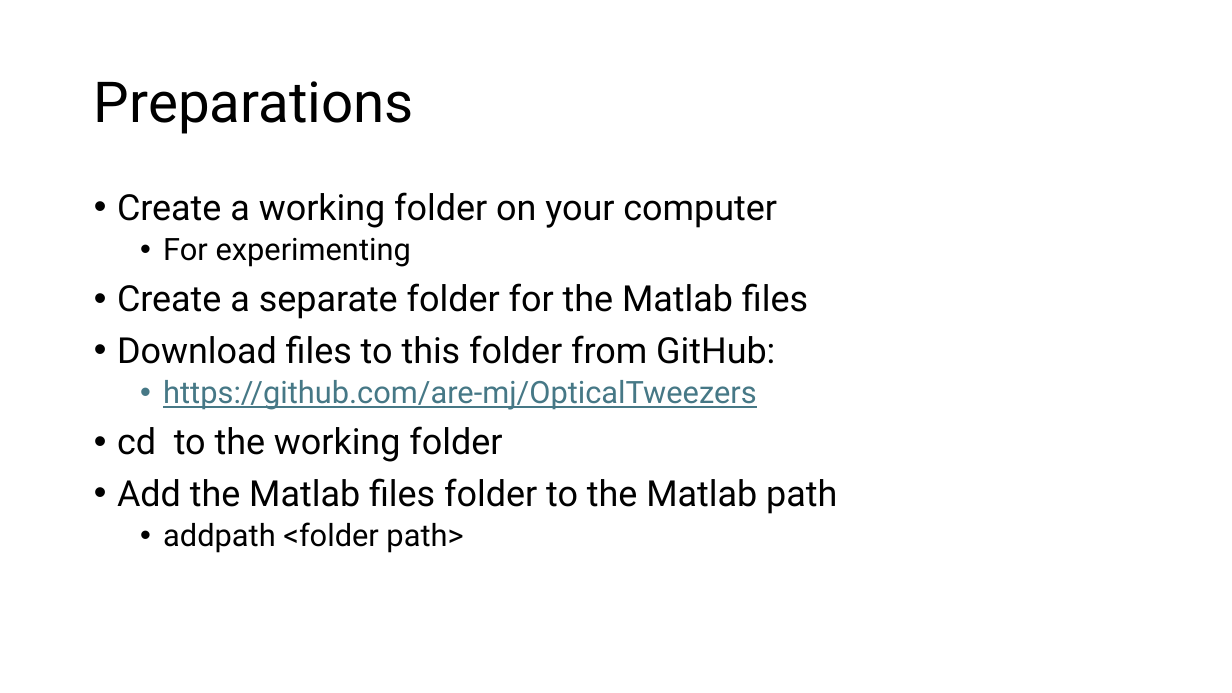
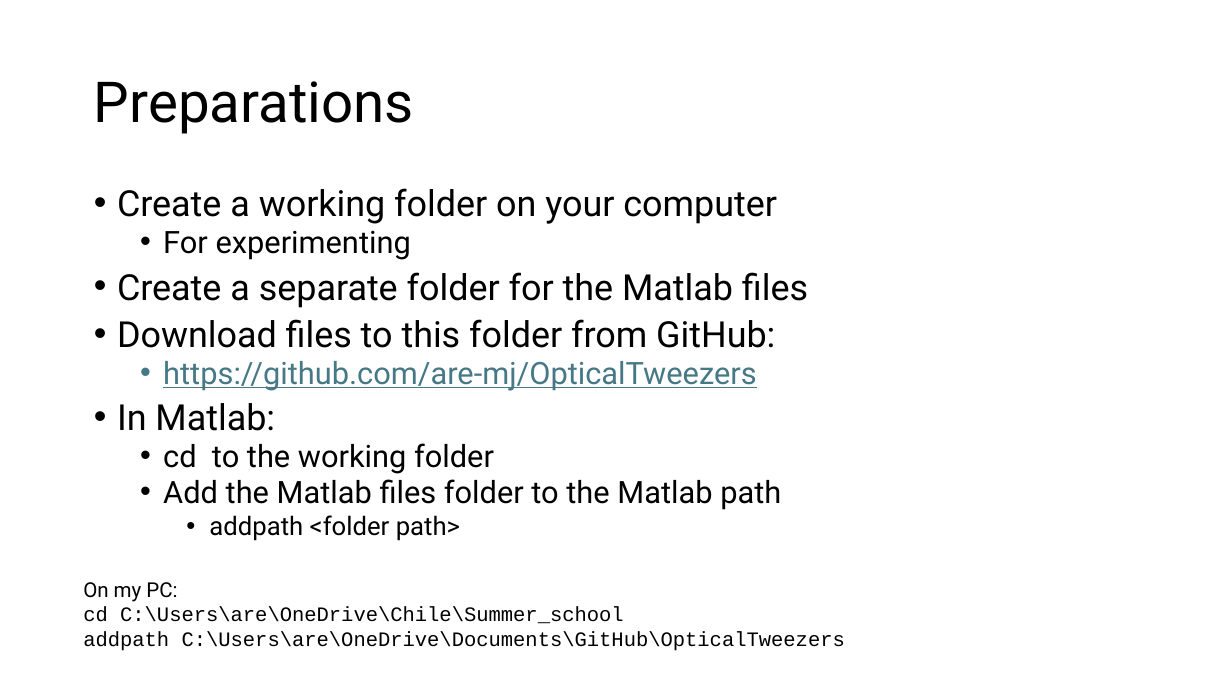
Before and after one commit to are-mj/OpticalTweezers, a slide deck: slide 2 of Summer school 2024/Exercises.pptx. Drawn at 1232x693 pixels with LibreOffice and Linux fonts; fonts in the diff are those of the drawing. Boxes give left, top, right and bottom in pixels: in the first picture for what was removed or moved away, otherwise in the second. Text is boxed around its words. In the diff, an @@ line names an element or a change of style, - is before the commit and + after.

Commit message:
A few corretions after the summer chool

```diff
--- a/Summer school 2024/Exercises.pptx
+++ b/Summer school 2024/Exercises.pptx
@@ text at (x1=117, y1=188, x2=808, y2=541): size 28 to 24 pt in "cd to the working folder", "Add the Matlab files folder to the ..."; size 24 to 20 pt in "addpath <folder path>"; line spacing 0.9 to 0.8; list level 1 to 2 in "cd to the working folder"; list level 1 to 2 in "Add the Matlab files folder ..."; list level 2 to 3 in "addpath <folder path>" @@
@@ text at (x1=117, y1=403, x2=275, y2=431): paragraph added @@
+• In Matlab:
@@ text added at (x1=83, y1=582, x2=845, y2=651), 16 pt, text #000000 @@
+On my PC:
+cd C:\Users\are\OneDrive\Chile\Summer_school
+addpath C:\Users\are\OneDrive\Documents\GitHub\OpticalTweezers
```
Also in this commit, not shown: 9 other slides changed, 2 slides added.
